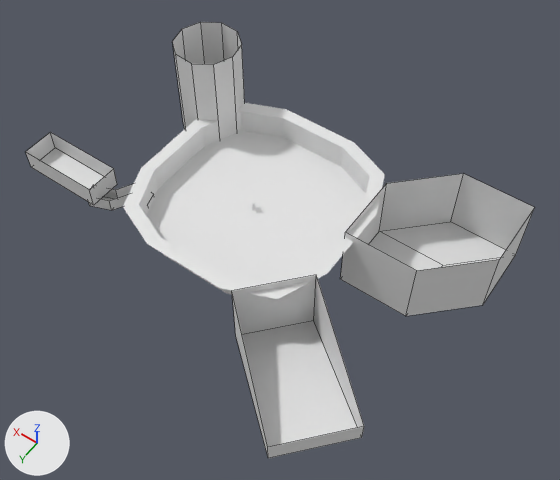
Two versions of the Blender file Blockout/blockout.blend, one commit apart.
Before and after are seen from a 50 mm lens placed at (-127.6, 162.3, 243.7), pointed at (-20.3, 12.0, 7.6). The axes (+X, +Y, +Z) are drawn at lower left. The lights are the same throughout. Mesh edges are drawn as thin lines on the coarser meshes.

Script lines for the objects in view, before the commit:
```python
me_cube_001 = bpy.data.meshes.new('Cube.001')
me_cube_001.from_pydata([(-1.0, -1.0, -1.0), (-1.0, -1.0, 1.0), (-1.0, 1.0, -1.0), (-1.0, 1.0, 1.0), (1.0, -1.0, -1.0), (1.0, -1.0, 1.0), (1.0, 1.0, -1.0), (1.0, 1.0, 1.0)], [], [(0, 2, 3, 1), (2, 6, 7, 3), (6, 4, 5, 7), (4, 0, 1, 5), (2, 0, 4, 6)])
me_cube_002 = bpy.data.meshes.new('Cube.002')
me_cube_002.from_pydata(...)  # 16 vertices, 11 faces; spans x -1.0..1.42, y -3.33..1.0, z -1.0..1.0
me_cube_004 = bpy.data.meshes.new('Cube.004')
me_cube_004.from_pydata(...)  # 8 vertices, 5 faces; spans x -1.93..1.93, y -1.0..1.0, z -1.0..1.0
# before: 4 (1.93, -1.0, -1.0) at pixel (313, 320), 5 (1.93, -1.0, 1.0) at pixel (316, 274), 6 (1.93, 1.0, -1.0) at pixel (235, 336), 7 (1.93, 1.0, 1.0) at pixel (231, 290)
ob_cube_001 = bpy.data.objects.new('Cube.001', me_cube_002)
ob_cube_001.location = (50.7, 30.3, 0.0)
ob_cube_001.rotation_euler = (0.0, 0.0, 0.313)  # degrees (0, 0, 18)
ob_cube_001.scale = (-10.7, 3.12, 3.12)
ob_cube_003 = bpy.data.objects.new('Cube.003', me_cube_004)
ob_cube_003.location = (-55.9, 53.8, 0.0)
ob_cube_003.rotation_euler = (0.0, 0.0, -0.726)  # degrees (0, 0, -42)
ob_cube_003.scale = (15.5, 15.5, 15.5)
ob_tutorial_room = bpy.data.objects.new('Tutorial_room', me_cube_001)
ob_tutorial_room.location = (73.4, 30.7, 6.3)
ob_tutorial_room.scale = (18.3, 7.09, 4.7)
# also in view: 'Cube.004' at (-68.0, -26.8, 0.0); 'main_mist' at (0.0, 0.0, 6.4); 'shrine_s_workB' at (47.7, -31.8, 19.6)
```
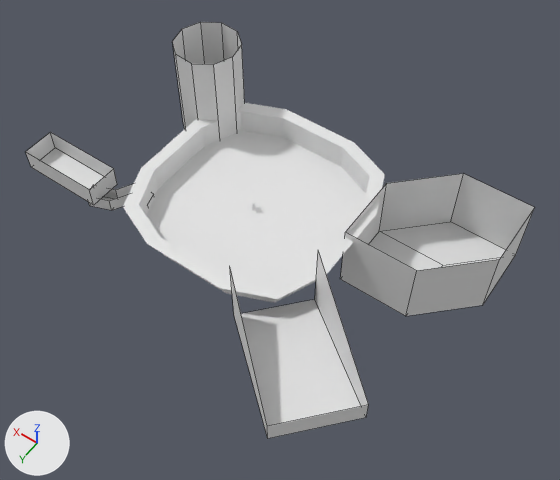
Diff of the bpy script that builds the scene:
```diff
--- a/Blockout/blockout.blend.py
+++ b/Blockout/blockout.blend.py
@@ me_cube_004 @@
 me_cube_004.from_pydata(...)  # 8 vertices, 5 faces; spans x -1.93..1.93, y -1.0..1.0, z -1.0..1.0
 # used by ob_cube_003; location = (-55.9, 53.8, 0.0); rotation_euler = (0.0, 0.0, -0.726), in degrees (0, 0, -42); scale = (15.5, 15.5, 15.5)
 # verts and faces of me_cube_004; kept vertices keep their numbers, new ones are numbered from 8
+# me_cube_004 part 1
+delete_faces([(4, 5, 7, 6)])
@@ ob_cube_003 @@
 ob_cube_003 = bpy.data.objects.new('Cube.003', me_cube_004)
-ob_cube_003.location = (-55.9, 53.8, 0.0)
+ob_cube_003.location = (-55.9, 53.8, 15.1)
 ob_cube_003.rotation_euler = (0.0, 0.0, -0.726)  # degrees (0, 0, -42)
```

Location of each change, (x1, y1, x2, y2) in pixels of the pictures (560 x 480 px):
'Cube.003', reshaped, moved: before (232, 275, 364, 458); after (230, 251, 368, 438)
part 1 of me_cube_004, deleted: before (232, 275, 316, 335)
